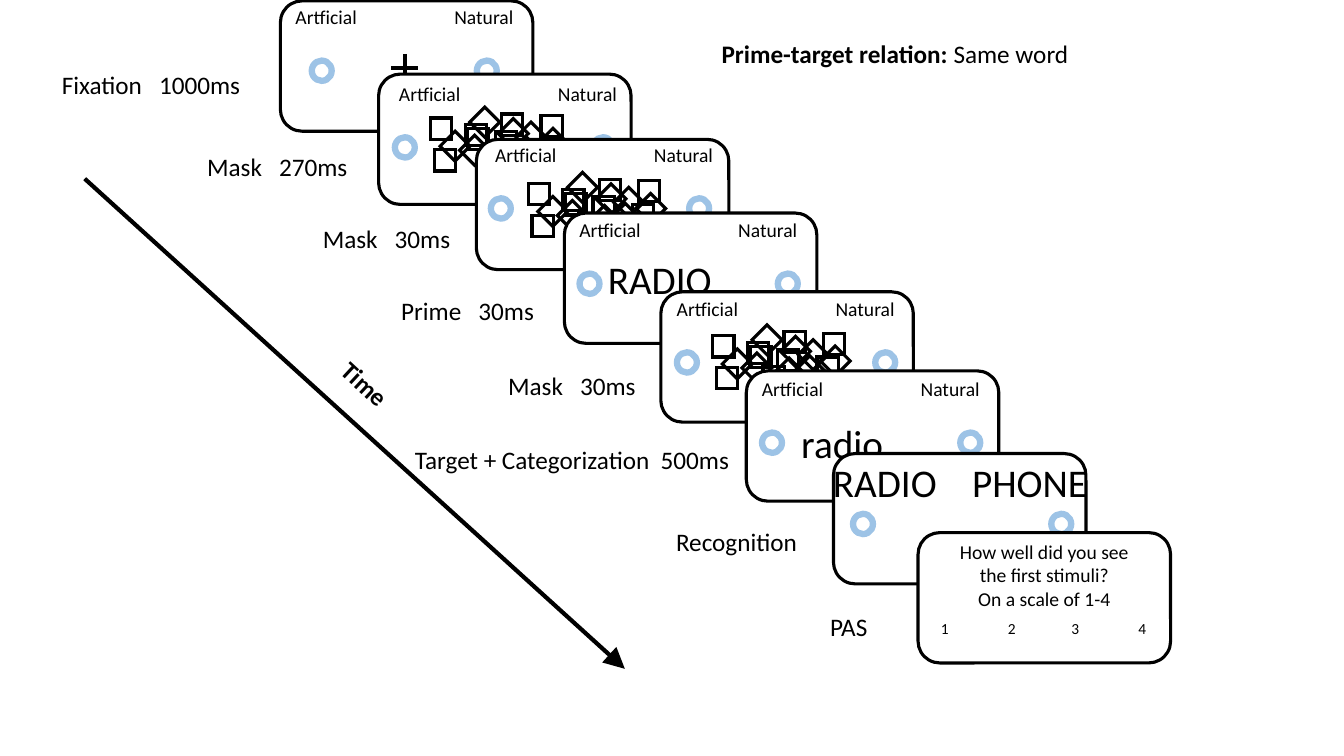
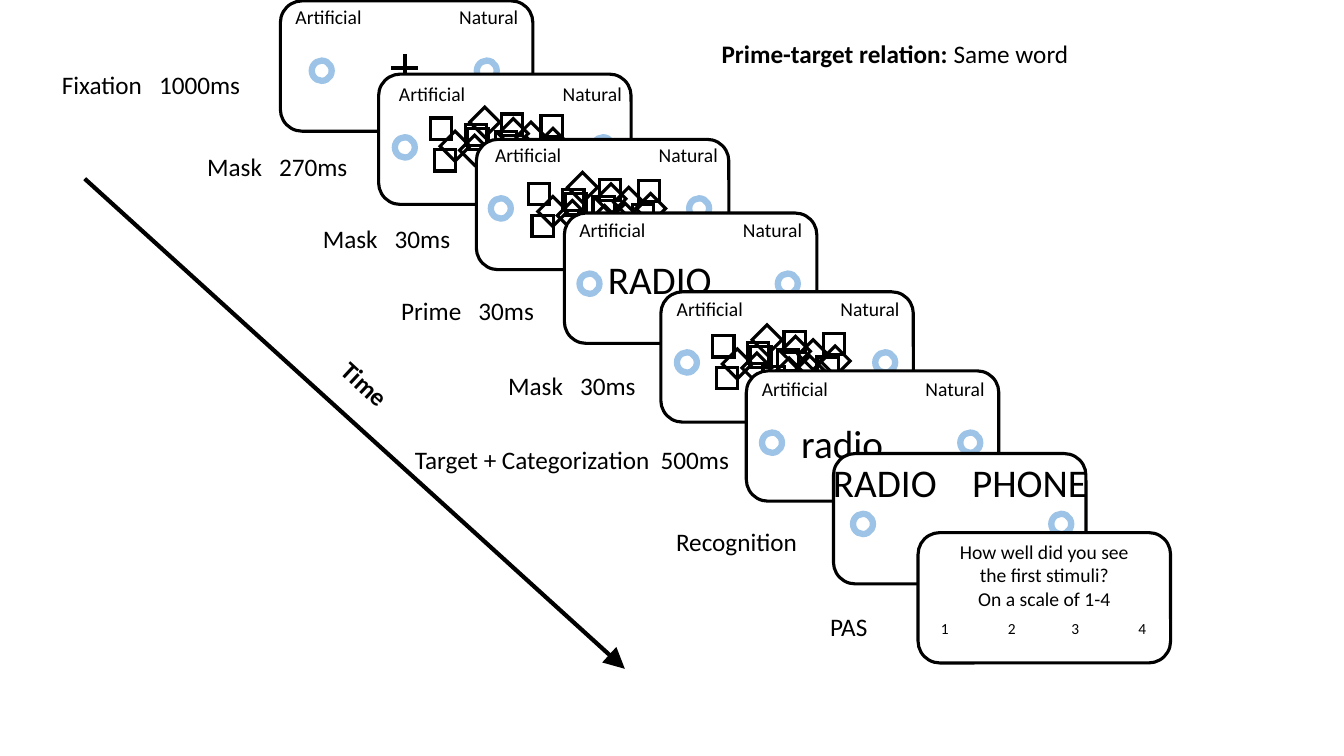
Before and after one commit to khenheller/subliminal_priming_w_motion_capture, a slide deck: slide 2 of paper/Paper/design figure.pptx. Drawn at 1344x756 pixels with LibreOffice and Linux fonts; fonts in the diff are those of the drawing. Boxes give left, top, right and bottom in pixels: in the first picture for what was removed or moved away, otherwise in the second. Text is boxed around its words. In the diff, an @@ line names an element or a change of style, - is before the commit and + after.

```diff
--- a/paper/Paper/design figure.pptx
+++ b/paper/Paper/design figure.pptx
@@ text at (295,10,518,24): text changed @@
-Artficial Natural
+Artificial Natural
@@ text at (399,87,622,101): text changed @@
-Artficial Natural
+Artificial Natural
@@ text at (495,148,718,162): text changed @@
-Artficial Natural
+Artificial Natural
@@ text at (579,223,802,237): text changed @@
-Artficial Natural
+Artificial Natural
@@ text at (677,302,899,316): text changed @@
-Artficial Natural
+Artificial Natural
@@ text at (762,382,984,396): text changed @@
-Artficial Natural
+Artificial Natural
```
Also in this commit, not shown: 6 other files.
